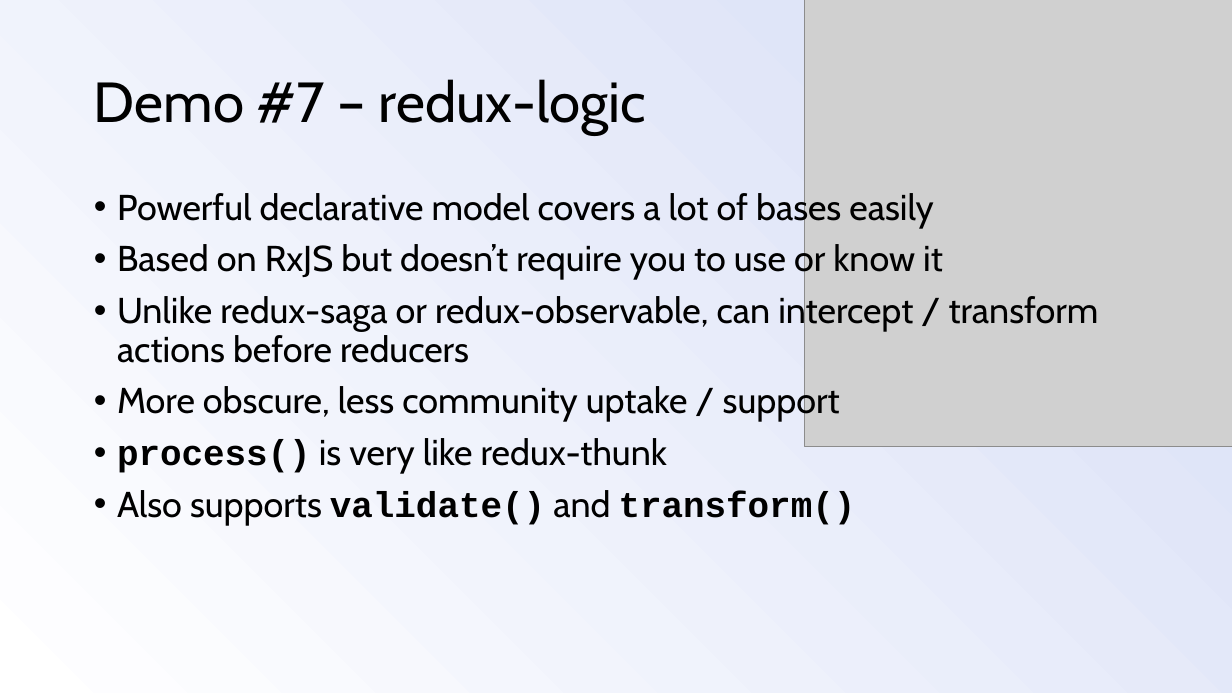
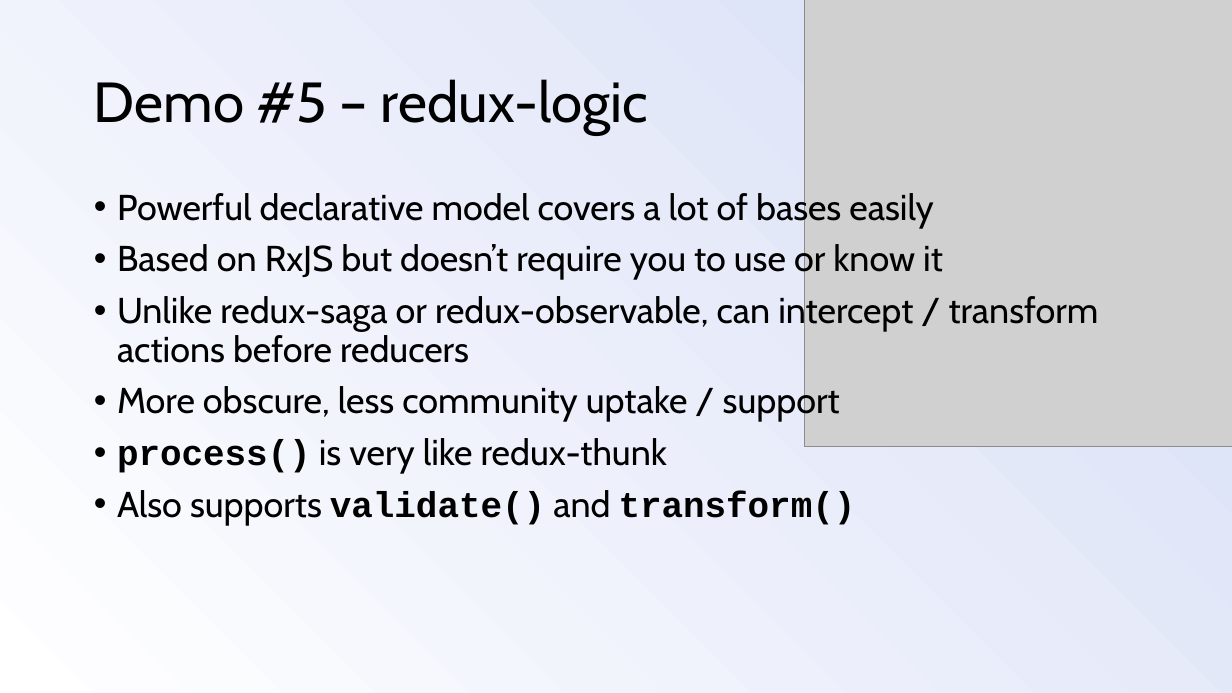
Before and after one commit to mlwigdahl/react-redux-presentation, a slide deck: slide 24 of react-redux-presentation.pptx (slide 23 before the commit). Drawn at 1232x693 pixels with LibreOffice and Linux fonts; fonts in the diff are those of the drawing; grey boxes stand for pictures. Boxes give left, top, right and bottom in pixels: in the first picture for what was removed or moved away, otherwise in the second. Text is boxed around its words. In the diff, an @@ line names an element or a change of style, - is before the commit and + after.

```diff
--- a/react-redux-presentation.pptx
+++ b/react-redux-presentation.pptx
@@ title at (x1=94, y1=79, x2=648, y2=135): text changed @@
-Demo #7 – redux-logic
+Demo #5 – redux-logic
```
Also in this commit, not shown: 7 other slides changed, 4 slides added, 1 slide removed.
